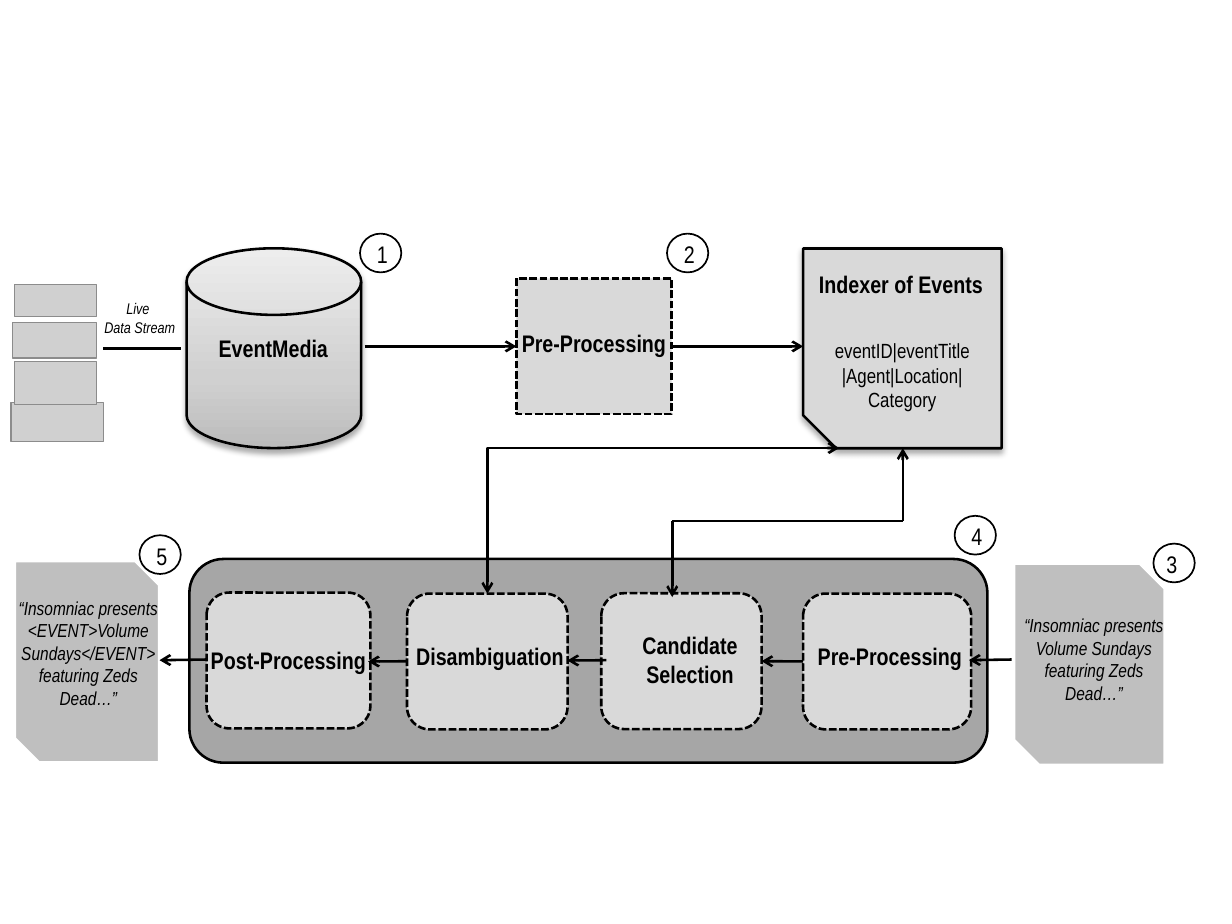
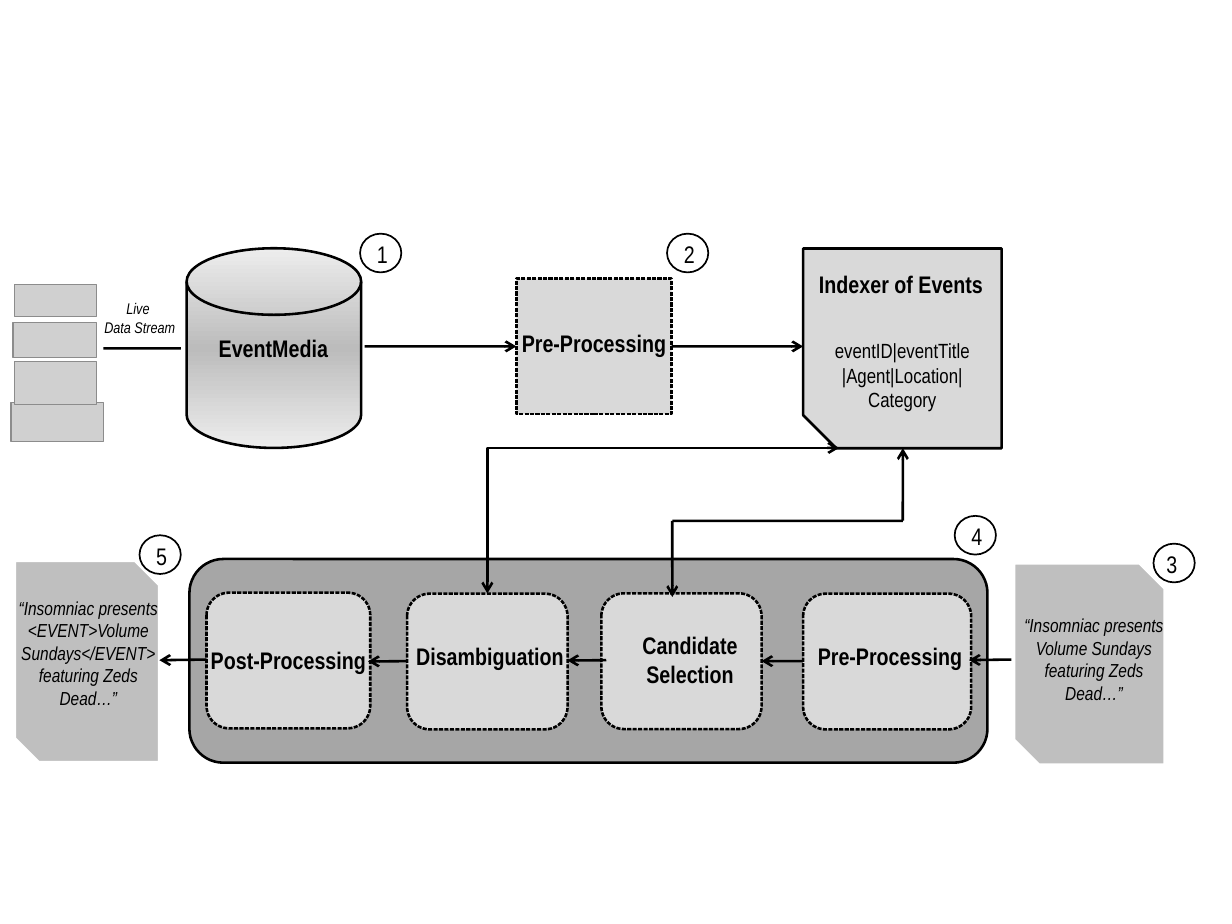
Before and after one commit to amark-india/eventspotter, a slide deck: slide 1 of paper/architecture_source.pptx. Drawn at 1232x924 pixels with LibreOffice and Linux fonts; fonts in the diff are those of the drawing; grey boxes stand for pictures. Boxes give left, top, right and bottom in pixels: in the first picture for what was removed or moved away, otherwise in the second. Text is boxed around its words. In the diff, an @@ line names an element or a change of style, - is before the commit and + after.

```diff
--- a/paper/architecture_source.pptx
+++ b/paper/architecture_source.pptx
@@ cylinder at <box>186,249,361,448</box>: fill gradient #BDBDBD to #D1D1D1 to #EEEEEE to gradient #EDEDED to #BCBCBC; shadow off @@
@@ snip rect at <box>803,249,1002,448</box>: shadow off; proportions changed @@
@@ rounded rectangle at <box>190,559,988,763</box>: proportions changed @@
@@ outline #000000 1.5 pt dashed to #000000 1.5 pt in 5 elements at <box>516,278,671,414</box>, <box>207,593,371,728</box>, <box>407,594,567,729</box>, <box>601,594,761,729</box>, <box>803,594,971,729</box> @@
```
Also in this commit, not shown: 3 other slides changed, 4 other files.
